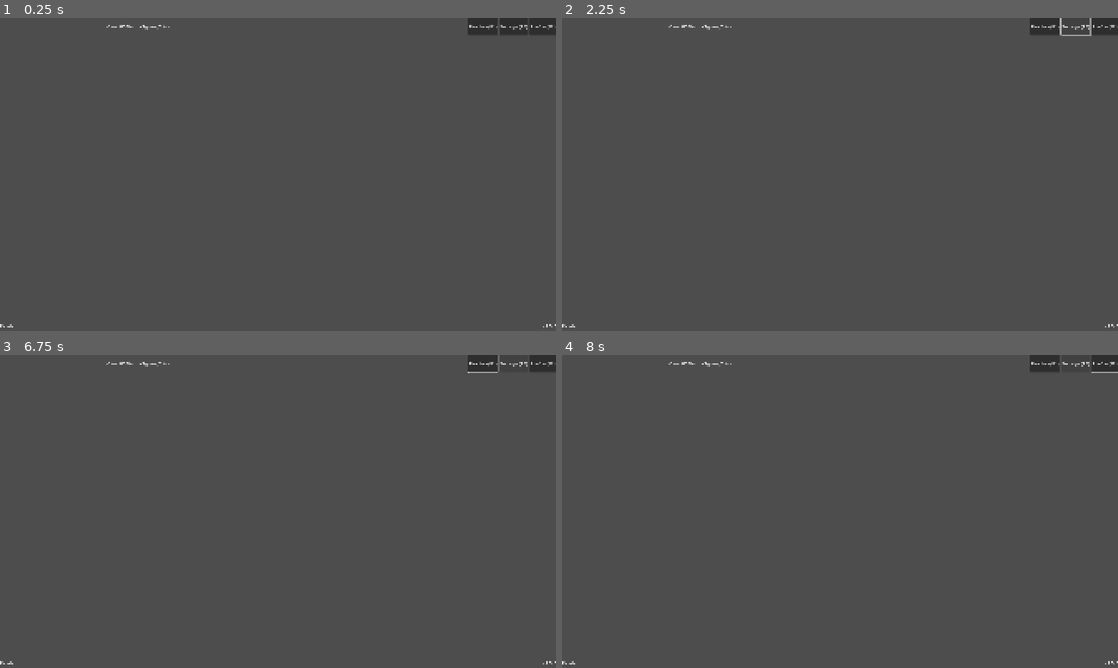
Above: before the commit, frames 1-4 (two rows, left to right).
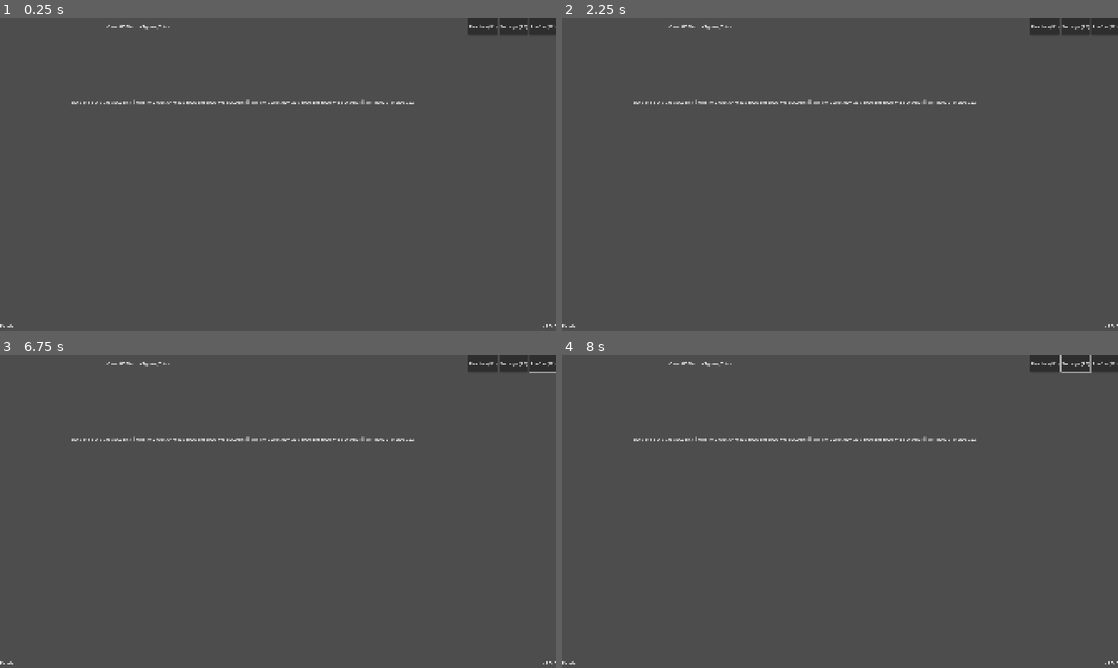
Above: after the commit, the same moments.

Repository: Mathijs-Bakker/glove80-ninja
Game: Godot game, scene res://src/main/main.tscn
Two runs of this game, one before a commit and one after it. Both use one fixed random seed, a clock stepped at 60 frames per second and the inputs below.
Inputs:
- Up to frame 1 (0.25 s): no input
- Up to frame 2 (2.25 s): click "Practice (F1)" at 0.5 s; click "Profile (F3)" at 1.25 s; click "Settings (F2)" at 2 s
- Up to frame 3 (6.75 s): tap one key every 0.75 s from 2.85 s: Q Shift Ctrl Alt Backspace Tab; hold S 3.53-4.28 s; hold S from 5.78 s (still down)
- Up to frame 4 (8 s): keep holding S; tap Enter at 7.25 s; tap Tab at 7.35 s

The runs differ from the first frame. In frame 1, 0.4% of the frame differs, in the area x 12-75%, y 26-28%; in frame 2, 0.5%; in frame 3, 0.5%; in frame 4, 0.5%, in the area x 12-100%, y 0-28%.
Error before the commit: Parse Error: Preload file "res://assets/fonts/Ubuntu_Mono/UbuntuMono-Regular.ttf" does not exist. (res://src/typing/typing_controller.gd:27)

Commit message:
Revert "Wip: Wrapping text to max width"
This reverts commit 177d5a11e989ba9672be555c052e09643086f185.

Diff:
--- a/glove80-ninja/src/typing/typing_controller.gd
+++ b/glove80-ninja/src/typing/typing_controller.gd
@@ -7,74 +7,47 @@
 
 # var _config_service: ConfigService
 var _text: String
-var _font: Font
-var theme: Theme
+# var theme: Theme
 
 
 func _ready() -> void:
-	var max_width := _text_layer.size.x
-	_render_text(max_width)
+	# theme = load("res://themes/dark.tres")
+	_render_text()
+
 
 func initialize(p_text: String) -> void:
 	_text = p_text
-	_text = "abc defgh ij klm nopq rstuvw xyz ab cdefghijklmnop qr stvwuxyz abc defgh ij klm nopq rstuvw xyz ab cdefghijklmnop qr stvwuxyz"
+	_text = "abcd efg abcd xyz abcdefghij klm no p qrst uvw xyz abcd efg abcd xyz abcdefghij klm no p qrst uvw xyz abcd efg abcd xyz abcdefghij klm no p qrst uvw xyz"
 
-func _render_text(p_max_width: float) -> void:
+
+func _render_text() -> void:
 	if _text.is_empty():
 		return
 
-	var font_size := 60
-	_font = preload("res://assets/fonts/Ubuntu_Mono/UbuntuMono-Regular.ttf")
-	var line_height := _font.get_height(font_size)
+	var last_position: Vector2 = Vector2(0.0, 0.0)
 
-	var cursor_x := 0.0
-	var cursor_y := 0.0
+	for i in _text.length():
+		var c = _text[i]
 
-	# First handle manual newlines
-	var lines := _text.split("\n", false)
+		var label := Label.new()
+		var font_metrics = get_font_metrics(label, c)
 
-	for line in lines:
-		var words := line.split(" ", false)
+		if c == "\n":
+			last_position.x = 0.0
+			last_position.y += font_metrics.y
+			continue
 
-		for word_index in words.size():
-			var word := words[word_index]
+		label.text = c
 
-			# measure full word width (including punctuation etc.)
-			var word_width := 0.0
-			for c in word:
-				word_width += _font.get_char_size(c.unicode_at(0), font_size).x
+		label.add_theme_font_size_override("font_metrics", 60)
+		label.set_anchors_preset(Control.PRESET_TOP_LEFT)
 
-			var space_width := _font.get_char_size(" ".unicode_at(0), font_size).x
-			if word_index < words.size() - 1:
-				word_width += space_width
+		# positioning:
+		label.position.x = last_position.x
+		last_position.x += font_metrics.x
+		label.custom_minimum_size = Vector2(font_metrics.x, font_metrics.y)
 
-			# wrap if needed
-			if cursor_x + word_width > p_max_width:
-				cursor_x = 0.0
-				cursor_y += line_height
-
-			# render word
-			for c in word:
-				var label := Label.new()
-				label.text = c
-				label.add_theme_font_override("font", _font)
-				label.add_theme_font_size_override("font_size", font_size)
-				label.set_anchors_preset(Control.PRESET_TOP_LEFT)
-
-				var char_width := _font.get_char_size(c.unicode_at(0), font_size).x
-				label.position = Vector2(cursor_x, cursor_y)
-				label.custom_minimum_size = Vector2(char_width, line_height)
-
-				_text_layer.add_child(label)
-				cursor_x += char_width
-
-			# add space
-			if word_index < words.size() - 1:
-				cursor_x += space_width
-
-		# manual line break -> reset x and move y down
-		cursor_x = 0.0
-		cursor_y += line_height
+		_text_layer.add_child(label)
 
 
 func get_font_metrics(p_label: Label, p_character: String) -> Vector2:
Not shown: 1 places in glove80-ninja/src/keyboard/keyboard.tscn that only renumber resources
Not shown: 1 places in glove80-ninja/src/practice/practice_controller.tscn that only renumber resources
Not shown: 1 places in glove80-ninja/src/ui/components/text_display.tscn that only renumber resources
